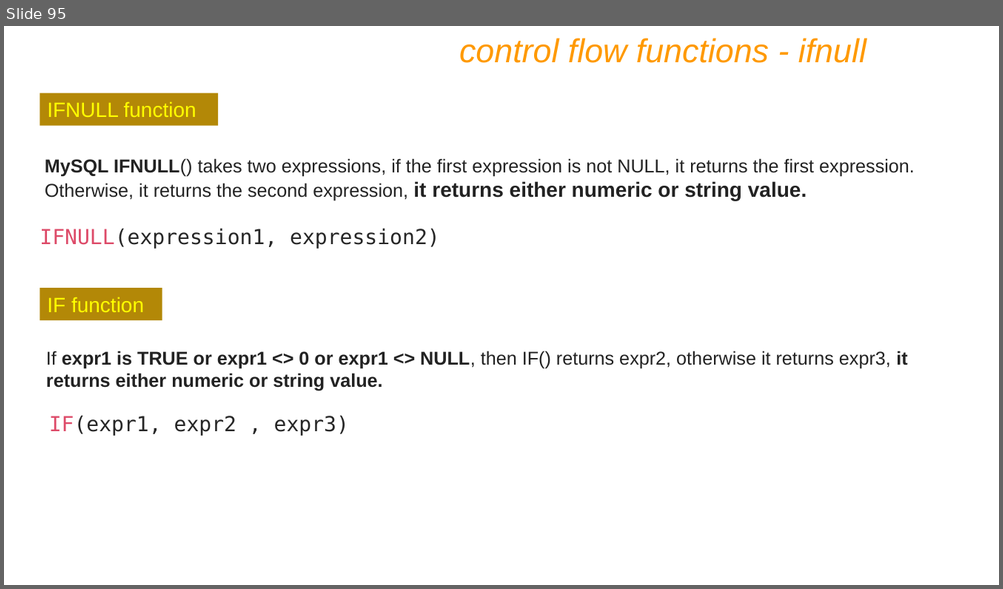
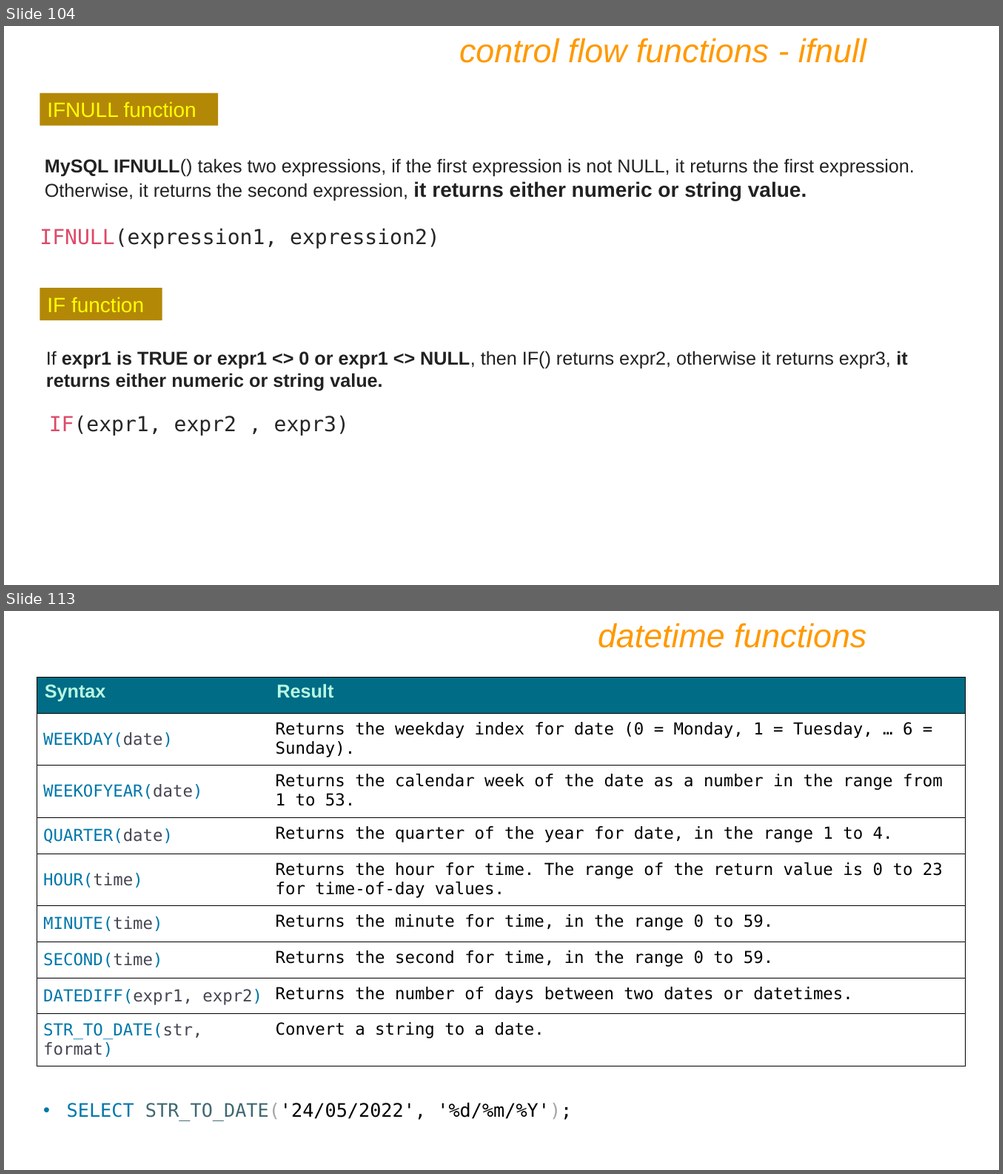
Before and after one commit to RajnishJadhav/DBT, a slide deck: IET MySQL PPT Ver9.pptx. Shown one above the other, each under a label of ours: slide 95 before the commit, slides 104 and 113 after it; the slides between them are not shown. The pictures are 1003x589 and 1003x1174 pixels, drawn with LibreOffice and Linux fonts; fonts in the diff are those of the drawing. Boxes give left, top, right and bottom in pixels: in the first picture for what was removed or moved away, otherwise in the second. Text is boxed around its words. In the diff, an @@ line names an element or a change of style, - is before the commit and + after.

```diff
--- a/IET MySQL PPT Ver9.pptx
+++ b/IET MySQL PPT Ver9.pptx
@@ slide 113 added at box(4, 611, 999, 1170), background #FFFFFF @@
@@ text added at box(597, 623, 866, 648), 32 pt, text #FF9900, italic @@
+datetime functions
@@ table added at box(37, 678, 965, 1060), 9 rows, 2 columns @@
+Syntax | Result
+WEEKDAY(date) | Returns the weekday index for date (0 = Monday, 1 = Tuesday, … 6 = Sunday).
+WEEKOFYEAR(date) | Returns the calendar week of the date as a number in the range from 1 to 53.
+QUARTER(date) | Returns the quarter of the year for date, in the range 1 to 4.
+HOUR(time) | Returns the hour for time. The range of the return value is 0 to 23 for time-of-day values.
+MINUTE(time) | Returns the minute for time, in the range 0 to 59.
+SECOND(time) | Returns the second for time, in the range 0 to 59.
+DATEDIFF(expr1, expr2) | Returns the number of days between two dates or datetimes.
+STR_TO_DATE(str, format) | Convert a string to a date.
@@ text added at box(67, 1103, 572, 1122), 18 pt, text #000000 @@
+• SELECT STR_TO_DATE('24/05/2022', '%d/%m/%Y');
@@ what was slide 95 is now slide 104 @@
```
Also in this commit, not shown: 4 slides changed, 27 other slides added, 2 other files.
